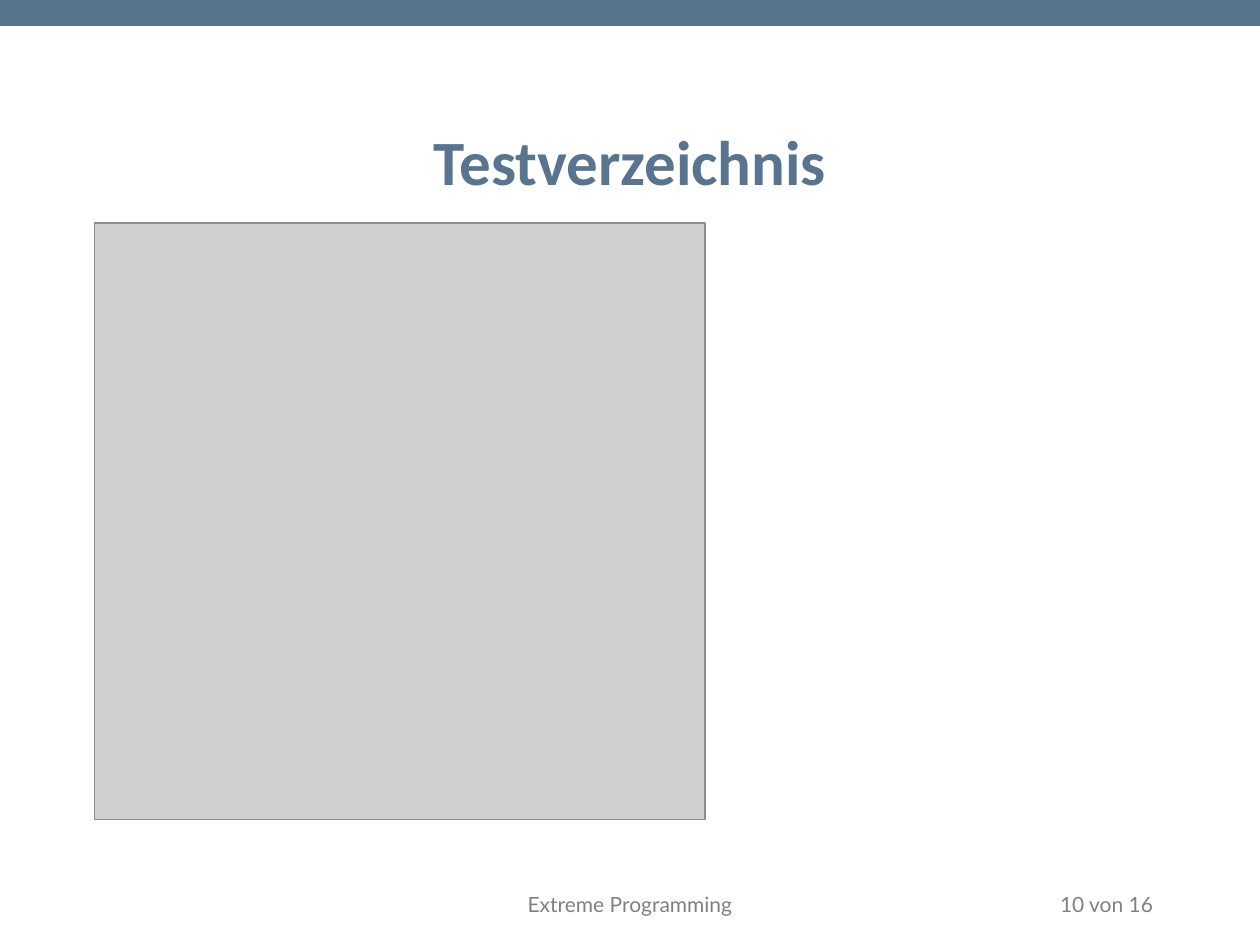
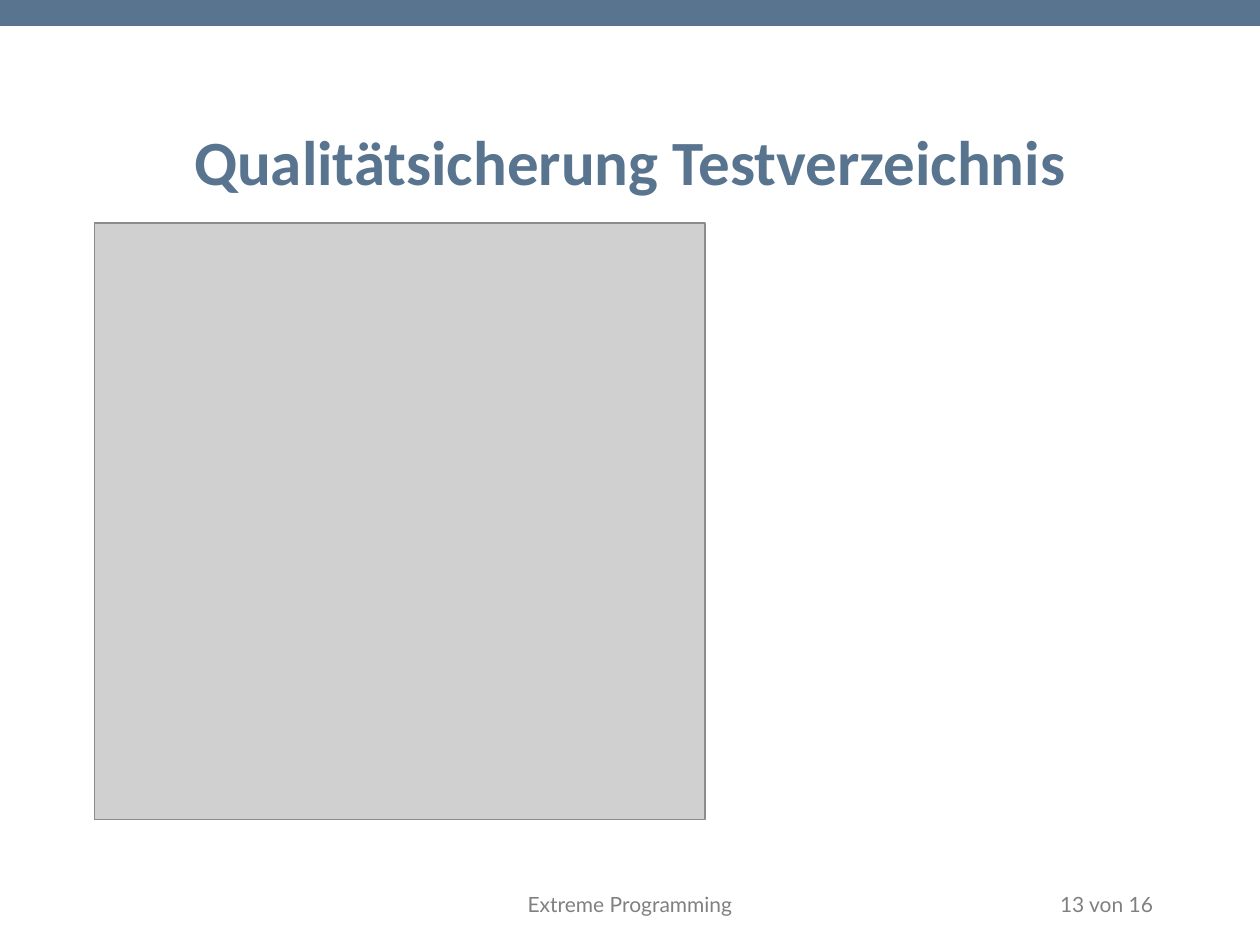
Before and after one commit to TwoHorus/dbExelExportLaravel, a slide deck: slide 13 of DOC/Fachgespraech.pptx (slide 10 before the commit). Drawn at 1260x945 pixels with LibreOffice and Linux fonts; fonts in the diff are those of the drawing; grey boxes stand for pictures; background and template pictures are left out. Boxes give left, top, right and bottom in pixels: in the first picture for what was removed or moved away, otherwise in the second. Text is boxed around its words. In the diff, an @@ line names an element or a change of style, - is before the commit and + after.

```diff
--- a/DOC/Fachgespraech.pptx
+++ b/DOC/Fachgespraech.pptx
@@ title at [194,141,1065,196]: text changed @@
-Testverzeichnis
+Qualitätsicherung Testverzeichnis
@@ page number at [1060,897,1153,912]: text changed @@
-10 von 16
+13 von 16
```
Also in this commit, not shown: 3 other slides changed, 7 slides added, 1 slide removed.
